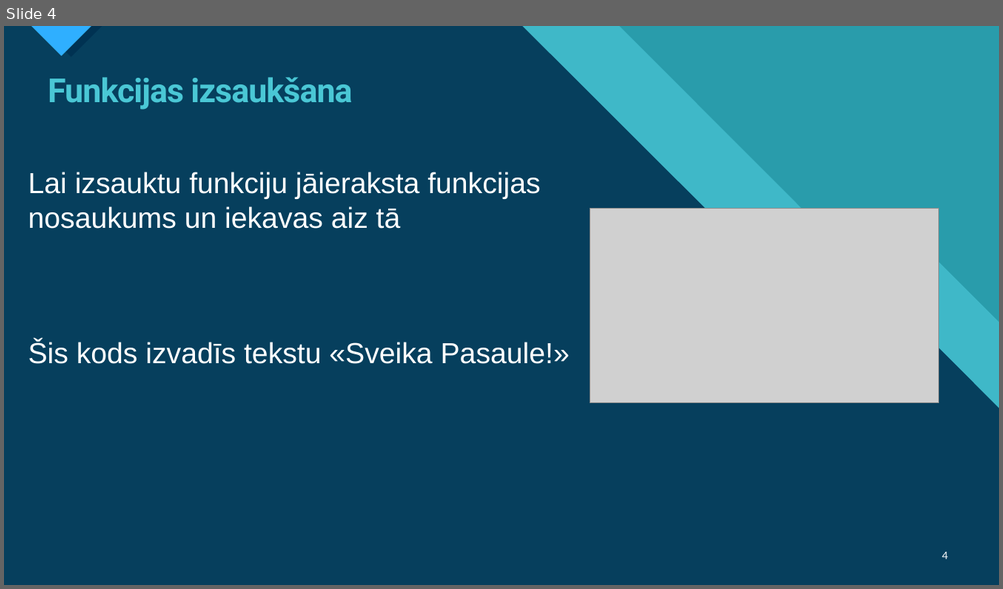
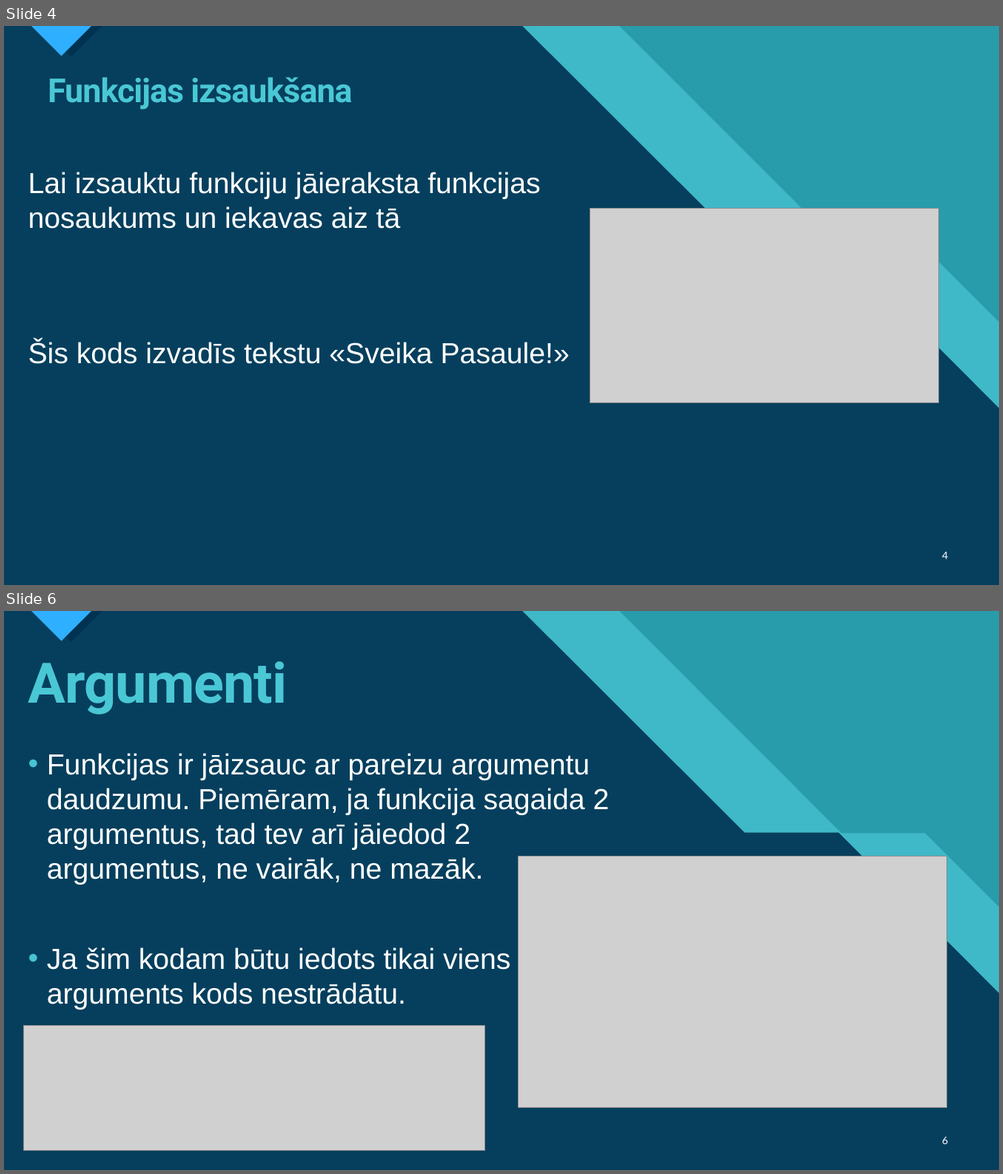
Before and after one commit to Klavinsnemakprogrammet/GalaEksamens2.Kurss, a slide deck: Python Funkcijas.pptx. Shown one above the other, each under a label of ours: slide 4 before the commit, slides 4 and 6 after it; the slides between them are not shown. The pictures are 1003x589 and 1003x1174 pixels, drawn with LibreOffice and Linux fonts; fonts in the diff are those of the drawing; grey boxes stand for pictures. Boxes give left, top, right and bottom in pixels: in the first picture for what was removed or moved away, otherwise in the second. Text is boxed around its words. In the diff, an @@ line names an element or a change of style, - is before the commit and + after.

```diff
--- a/Python Funkcijas.pptx
+++ b/Python Funkcijas.pptx
@@ slide 6 added at (4, 611, 999, 1170), background #47C3D3; not listed: 14 template elements that a slide beside it also shows @@
@@ title added at (28, 661, 287, 715), 54 pt, text #4AC7D5, bold @@
+Argumenti
@@ text added at (47, 753, 609, 1010), 28 pt, text #FFFFFF @@
+• Funkcijas ir jāizsauc ar pareizu argumentu daudzumu. Piemēram, ja funkcija sagaida 2 argumentus, tad tev arī jāiedod 2 argumentus, ne vairāk, ne mazāk.
+• Ja šim kodam būtu iedots tikai viens arguments kods nestrādātu.
@@ picture added at (518, 857, 947, 1108) @@
@@ picture added at (23, 1026, 484, 1150) @@
@@ page number added at (942, 1137, 948, 1145), 10 pt, text #FFFFFF @@
+6
```
Also in this commit, not shown: 1 slide changed, 5 other slides added, 10 slides removed.
